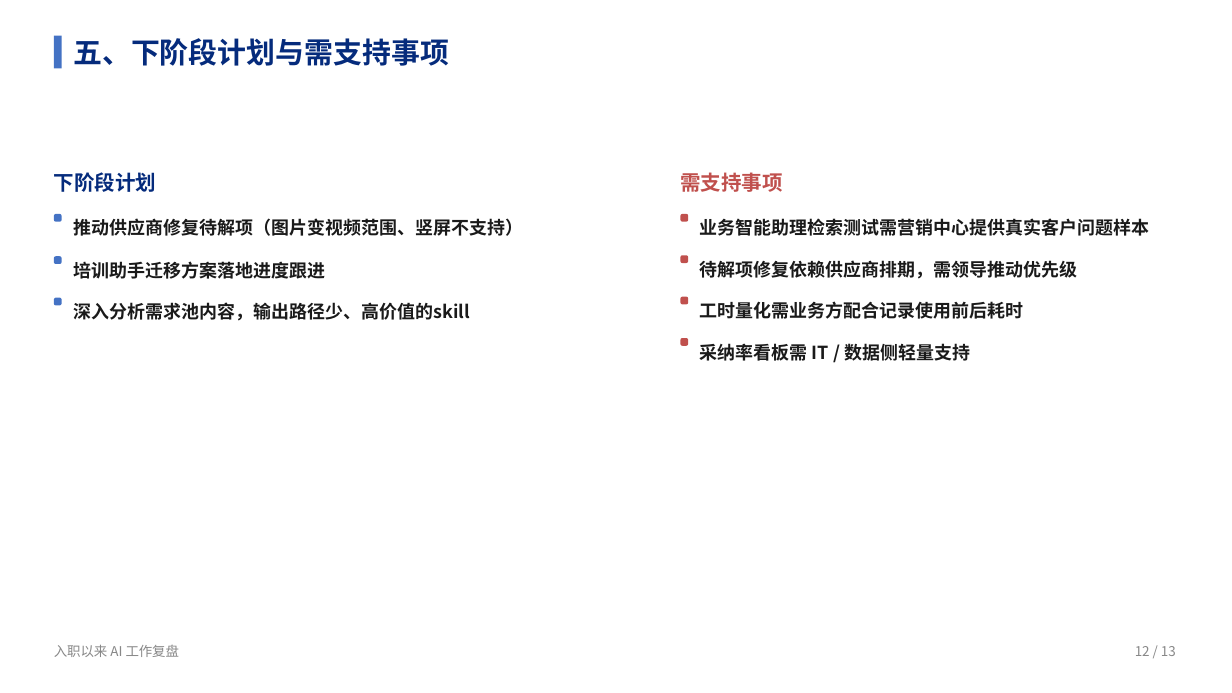
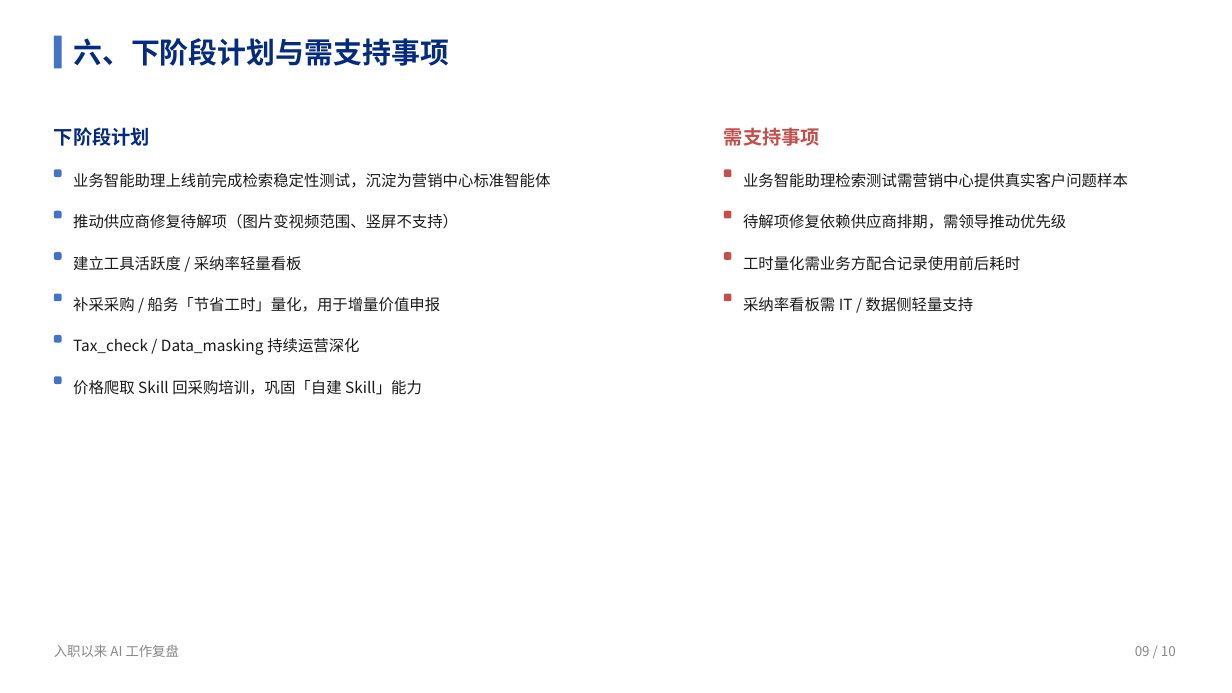
Before and after one commit to liellaaaaa/lw, a slide deck: slide 9 of PPT/入职以来AI工作复盘/入职以来AI工作复盘.pptx (slide 7 before the commit). Drawn at 1232x693 pixels with LibreOffice and Linux fonts; fonts in the diff are those of the drawing. Boxes give left, top, right and bottom in pixels: in the first picture for what was removed or moved away, otherwise in the second. Text is boxed around its words. In the diff, an @@ line names an element or a change of style, - is before the commit and + after.

```diff
--- a/PPT/入职以来AI工作复盘/入职以来AI工作复盘.pptx
+++ b/PPT/入职以来AI工作复盘/入职以来AI工作复盘.pptx
@@ text at (x1=73, y1=38, x2=449, y2=66): text changed @@
-五、下阶段计划与需支持事项
+六、下阶段计划与需支持事项
@@ text "下阶段计划" moved from (x1=54, y1=172, x2=156, y2=192) to (x1=54, y1=127, x2=150, y2=146) @@
@@ text "下阶段计划" at (x1=54, y1=127, x2=150, y2=146): size 16 to 15 pt @@
@@ text "需支持事项" at (x1=724, y1=127, x2=820, y2=146): size 16 to 15 pt @@
@@ rounded rectangle added at (x1=54, y1=169, x2=61, y2=177), fill #4472C4 @@
@@ text added at (x1=73, y1=173, x2=550, y2=188), 12 pt, text #1A1A1A @@
+业务智能助理上线前完成检索稳定性测试，沉淀为营销中心标准智能体
@@ rounded rectangle moved from (x1=680, y1=338, x2=688, y2=346) to (x1=724, y1=169, x2=731, y2=177) @@
@@ 3 rounded rectangles moved together from (x1=680, y1=214, x2=688, y2=304) to (x1=724, y1=211, x2=731, y2=301) @@
@@ text removed at (x1=73, y1=261, x2=325, y2=279) @@
-培训助手迁移方案落地进度跟进
@@ text added at (x1=73, y1=256, x2=302, y2=271), 12 pt, text #1A1A1A @@
+建立工具活跃度 / 采纳率轻量看板
@@ 3 rounded rectangles moved together from (x1=54, y1=214, x2=61, y2=305) to (x1=54, y1=211, x2=61, y2=301) @@
@@ text added at (x1=73, y1=297, x2=441, y2=312), 12 pt, text #1A1A1A @@
+补采采购 / 船务「节省工时」量化，用于增量价值申报
@@ size 14 to 12 pt, bold off in 5 elements at (x1=73, y1=214, x2=458, y2=229), (x1=743, y1=173, x2=1128, y2=188), (x1=743, y1=214, x2=1066, y2=229), (x1=743, y1=256, x2=1020, y2=271), (x1=743, y1=297, x2=974, y2=312) @@
@@ 5 texts moved together from (x1=680, y1=172, x2=1150, y2=361) to (x1=724, y1=127, x2=1128, y2=312) @@
@@ text removed at (x1=73, y1=302, x2=470, y2=321) @@
-深入分析需求池内容，输出路径少、高价值的skill
@@ rounded rectangle added at (x1=54, y1=335, x2=61, y2=342), fill #4472C4 @@
@@ text added at (x1=73, y1=338, x2=359, y2=355), 12 pt, text #1A1A1A @@
+Tax_check / Data_masking 持续运营深化
@@ rounded rectangle added at (x1=54, y1=376, x2=61, y2=384), fill #4472C4 @@
@@ text added at (x1=73, y1=380, x2=422, y2=395), 12 pt, text #1A1A1A @@
+价格爬取 Skill 回采购培训，巩固「自建 Skill」能力
@@ text at (x1=1135, y1=646, x2=1176, y2=656): text changed @@
-12 / 13
+09 / 10
```
Also in this commit, not shown: 7 other slides changed, 2 slides added, 18 other files.
